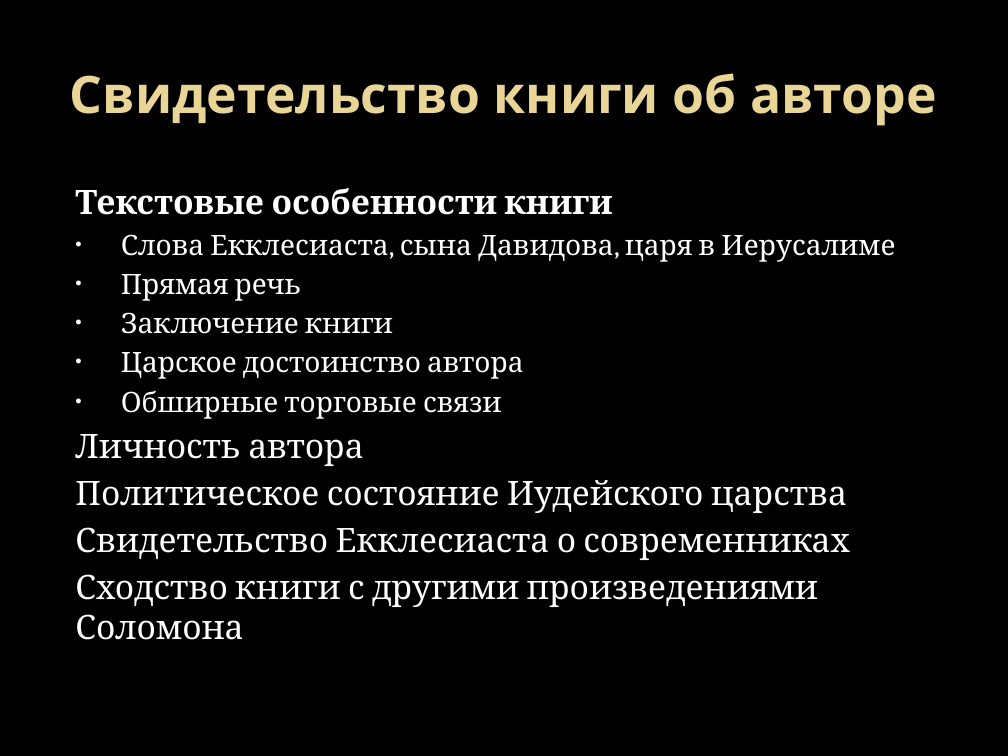
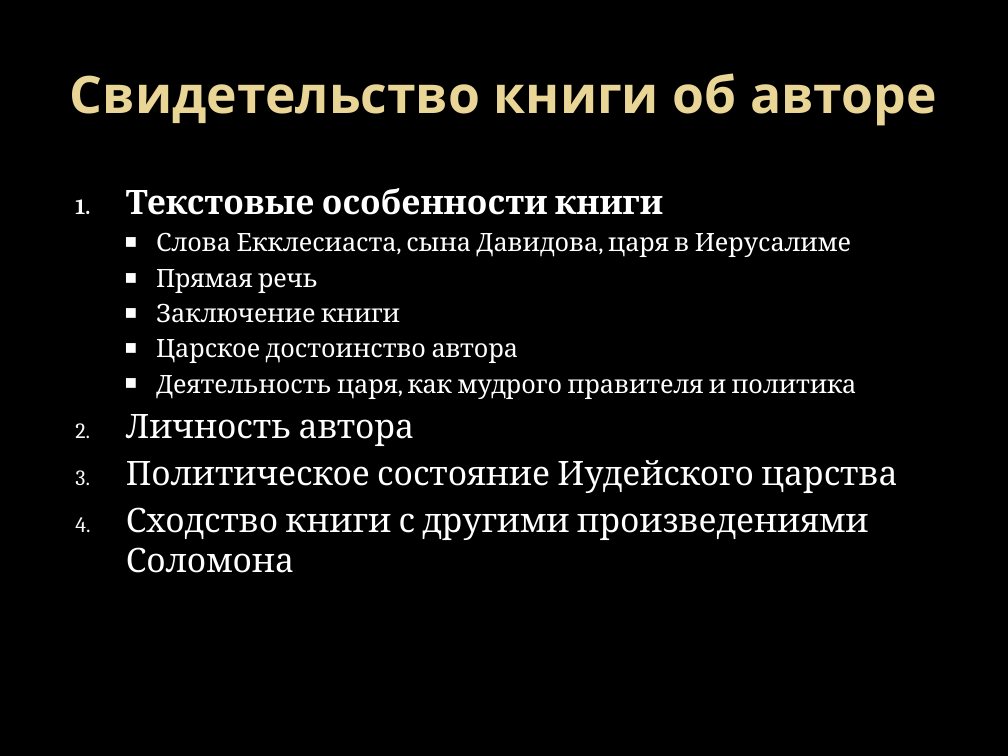
Before and after one commit to weerci/seminar, a slide deck: slide 7 of Диплом/Презентация/Томская духовная семинария.pptx. Drawn at 1008x756 pixels with LibreOffice and Linux fonts; fonts in the diff are those of the drawing; background and template pictures are left out. Boxes give left, top, right and bottom in pixels: in the first picture for what was removed or moved away, otherwise in the second. Text is boxed around its words. In the diff, an @@ line names an element or a change of style, - is before the commit and + after.

```diff
--- a/Диплом/Презентация/Томская духовная семинария.pptx
+++ b/Диплом/Презентация/Томская духовная семинария.pptx
@@ text at (126, 188, 897, 573): size 20 to 18 pt in "Слова Екклесиаста, сына Давидова, царя в Иерусалиме", "Прямая речь", "Заключение книги", "Царское достоинство автора"; bullet none to 1.; bullet • to ■; list level 1 to 2 in "Слова Екклесиаста, сына Давидова, царя ..."; bullet colour #F9F9F9 to #FFFFFF; list level 1 to 2 in "Прямая речь"; list level 1 to 2 in "Заключение книги"; list level 1 to 2 in "Царское достоинство автора" @@
@@ text at (156, 375, 857, 399): text changed; size 20 to 18 pt @@
-• Обширные торговые связи
+  ■ Деятельность царя, как мудрого правителя и политика
@@ text at (75, 527, 850, 560): paragraph removed @@
-Свидетельство Екклесиаста о современниках
```
Also in this commit, not shown: 3 other slides changed, 1 slide added, 2 other files.
